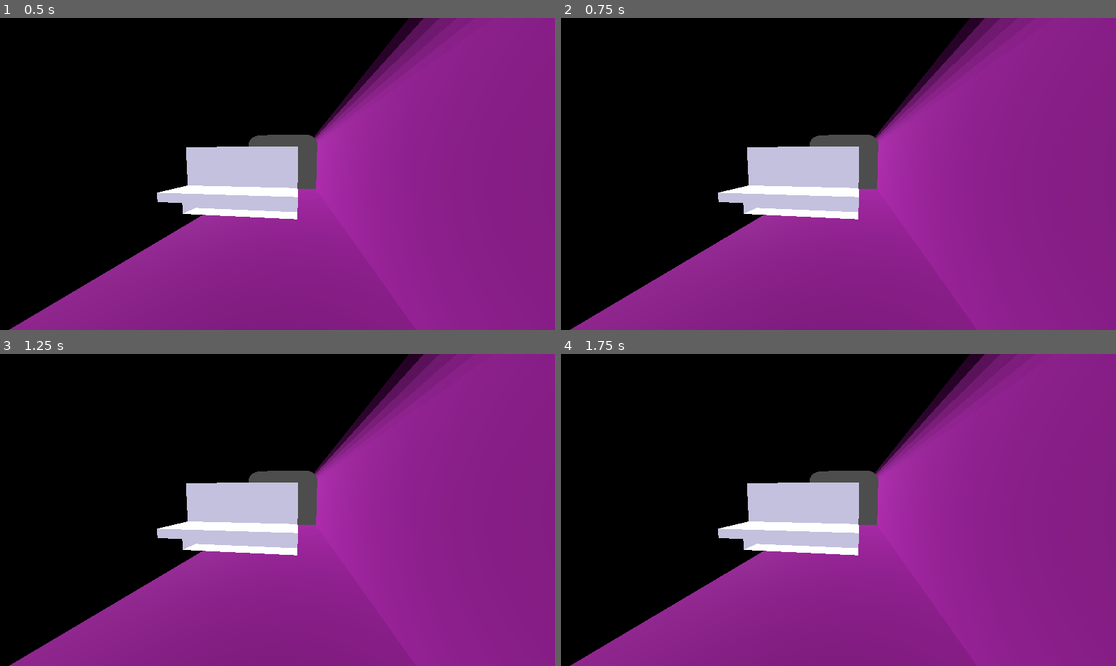
Above: before the commit, frames 1-4 (two rows, left to right).
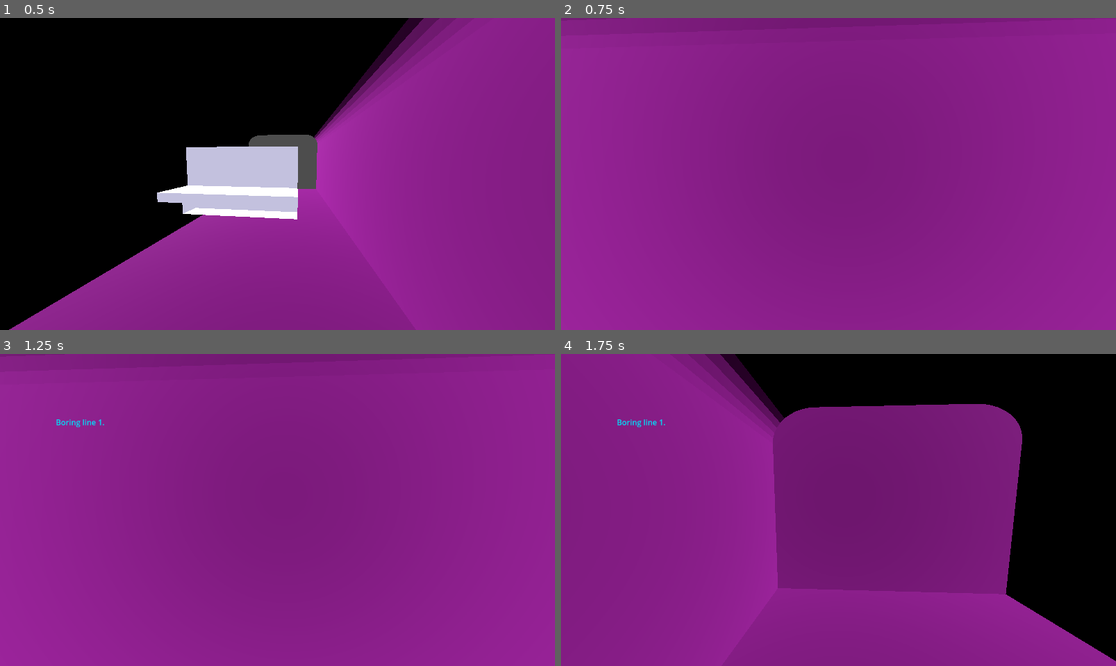
Above: after the commit, the same moments.

Repository: gussmith23/2024-09-plse-game-jam
Game: Godot game, scene res://main.tscn
The game is run twice, just before and just after one commit, with the same random seed, the same clock (stepped at 60 frames per second) and the same inputs.
Inputs (mouse positions are in pixels of both pictures, inside the frame that each line leads up to):
- Up to frame 1 (0.5 s): no input
- Up to frame 2 (0.75 s): tap Enter at 0.5 s; move the mouse to (960, 158) at 0.52 s
- Up to frame 3 (1.25 s): no input
- Up to frame 4 (1.75 s): tap Space at 1.25 s; move the mouse to (727, 525) at 1.27 s

Frame 1 is identical in both runs. In frame 2, 50% of the frame differs, in the area x 0-80%, y 0-100%; in frame 3, 50%; in frame 4, 68%, in the area x 0-100%, y 0-100%.

Commit message:
Gus work

Diff:
--- a/gus_main.tscn
+++ b/gus_main.tscn
@@ -1,6 +1,6 @@
 [gd_scene load_steps=4 format=3 uid="uid://dmart1ree0yig"]
 
-[ext_resource type="Script" path="res://gus_main.gd" id="1_agmki"]
+[ext_resource type="Script" path="res://main.gd" id="1_agmki"]
 [ext_resource type="PackedScene" uid="uid://b2sgxo5hdhspu" path="res://dialog_overlay.tscn" id="2_dyj3d"]
 
 [sub_resource type="BoxMesh" id="BoxMesh_k8uxu"]
--- a/main.tscn
+++ b/main.tscn
@@ -1,5 +1,7 @@
-[gd_scene load_steps=4 format=3 uid="uid://6d2fm0a4oyry"]
+[gd_scene load_steps=6 format=3 uid="uid://6d2fm0a4oyry"]
 
+[ext_resource type="PackedScene" uid="uid://b2sgxo5hdhspu" path="res://dialog_overlay.tscn" id="1_1gqth"]
+[ext_resource type="Script" path="res://main.gd" id="1_qlwfu"]
 [ext_resource type="PackedScene" path="res://environment.tscn" id="2_w3mi7"]
 
 [sub_resource type="Environment" id="Environment_iw3ck"]
@@ -11,10 +13,13 @@
 
 [node name="Main" type="Node3D"]
 transform = Transform3D(0.999998, -0.00202931, -0.000167889, 0.00202924, 0.999998, -0.00040931, 0.000168715, 0.00040897, 1, 0, 0, 0)
+script = ExtResource("1_qlwfu")
 
 [node name="Camera3D" type="Camera3D" parent="."]
 transform = Transform3D(-0.997008, 0.00931736, -0.0767346, 0.00232024, 0.995869, 0.0907747, 0.0772634, 0.0903251, -0.992911, 1.60865, 18.1266, -42.191)
 fov = 91.46
+
+[node name="DialogOverlay" parent="Camera3D" instance=ExtResource("1_1gqth")]
 
 [node name="environment" parent="." instance=ExtResource("2_w3mi7")]
 transform = Transform3D(1, -3.82194e-10, 0, -3.84219e-10, 1, 0, 0, -5.82077e-11, 1, 0.0366122, 0.0887462, 217)
Renamed: gus_main.gd -> main.gd
